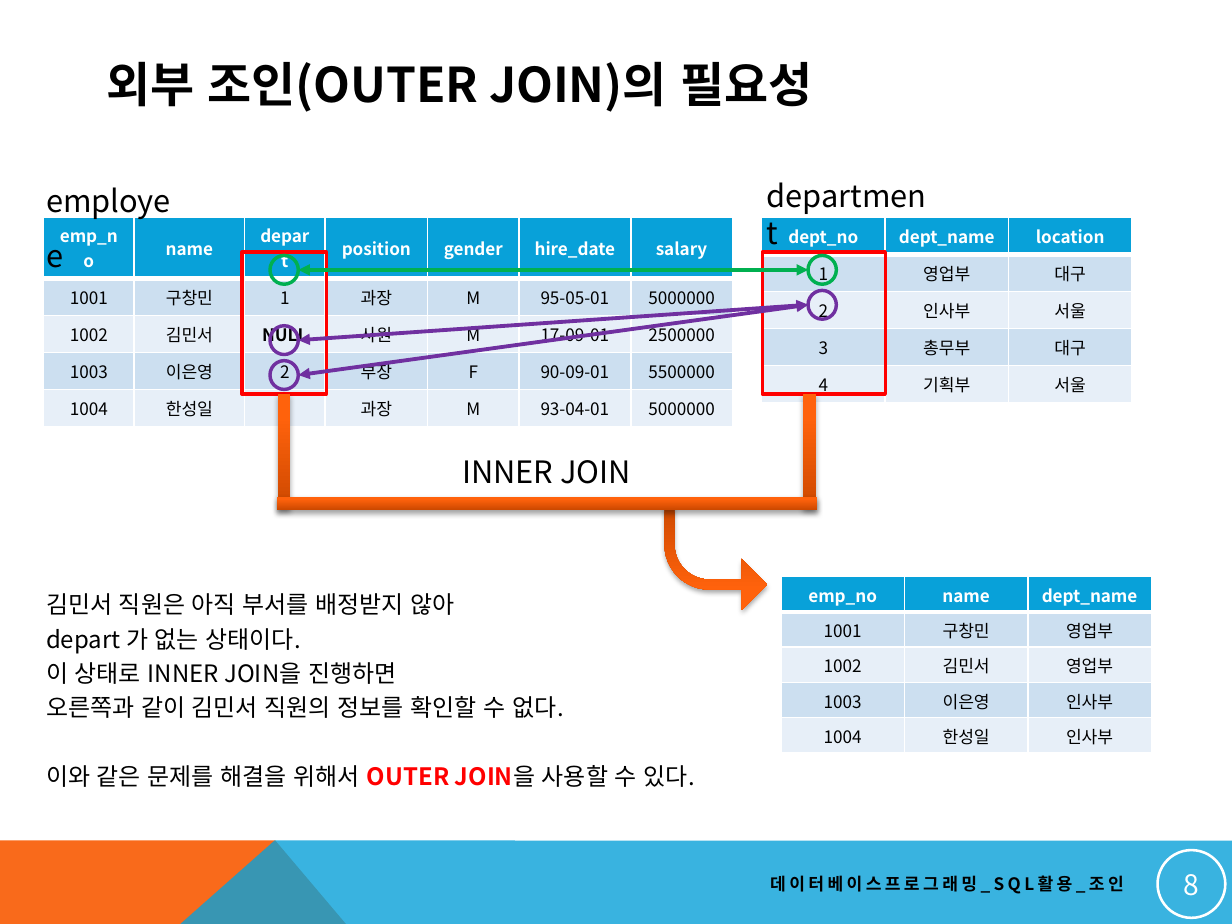
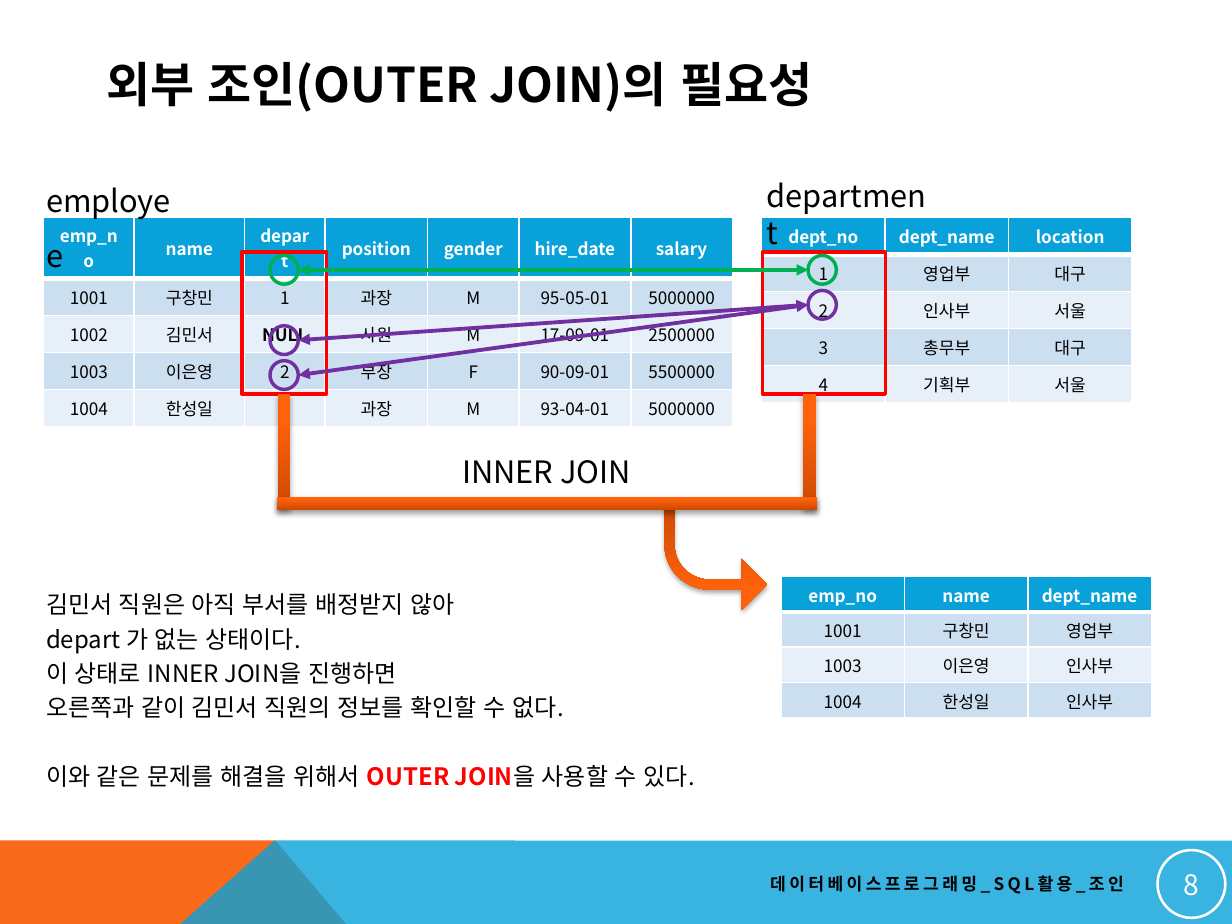
Before and after one commit to soeun1365/dbstudy, a slide deck: slide 8 of NEW_DBMS교안/16. 고급 SQL 작성하기_조인.pptx. Drawn at 1232x924 pixels with LibreOffice and Linux fonts; fonts in the diff are those of the drawing. Boxes give left, top, right and bottom in pixels: in the first picture for what was removed or moved away, otherwise in the second. Text is boxed around its words. In the diff, an @@ line names an element or a change of style, - is before the commit and + after.

```diff
--- a/NEW_DBMS교안/16. 고급 SQL 작성하기_조인.pptx
+++ b/NEW_DBMS교안/16. 고급 SQL 작성하기_조인.pptx
@@ table at [781, 577, 1151, 718] @@
-row 3: 1002 | 김민서 | 영업부
```
Also in this commit, not shown: 4 other slides changed, 9 other files.
